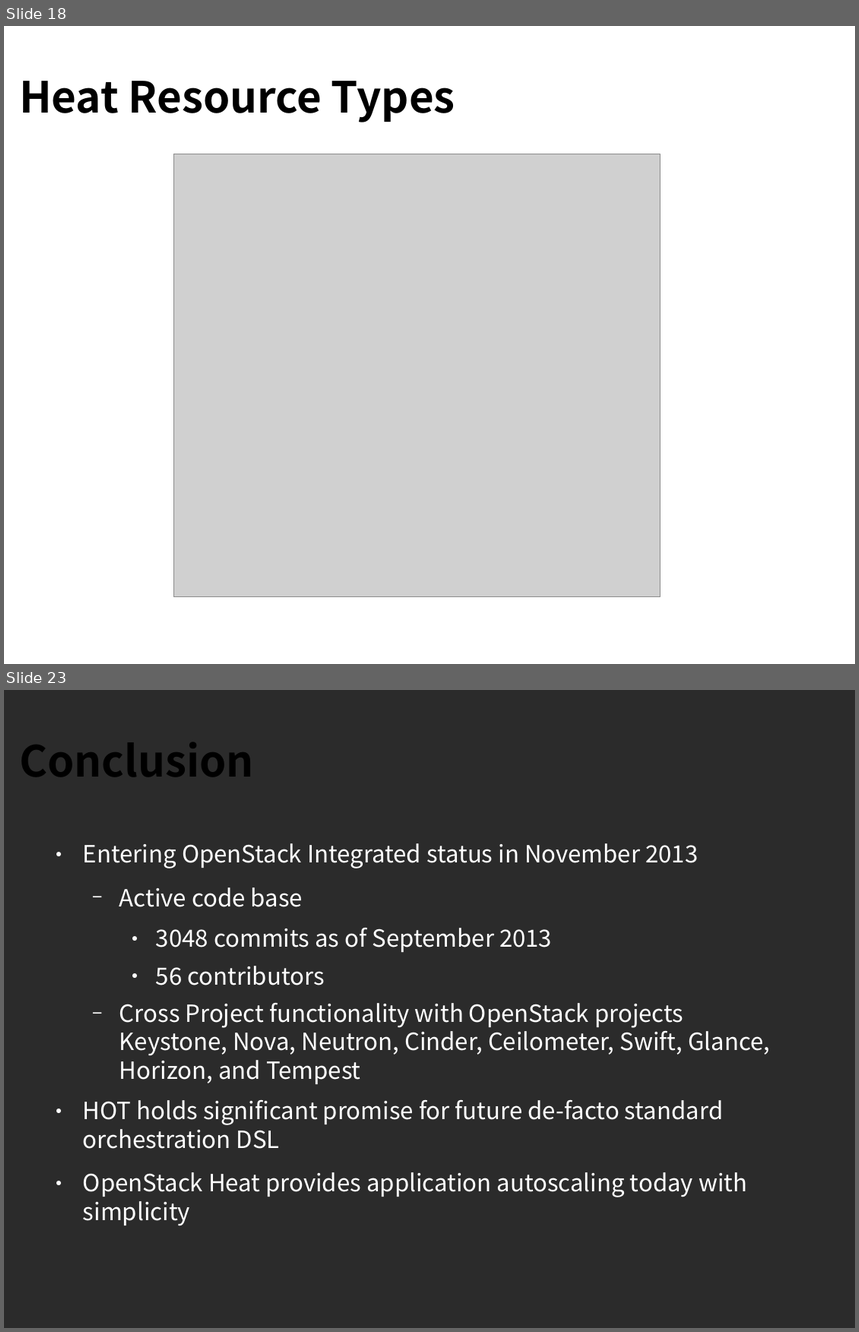
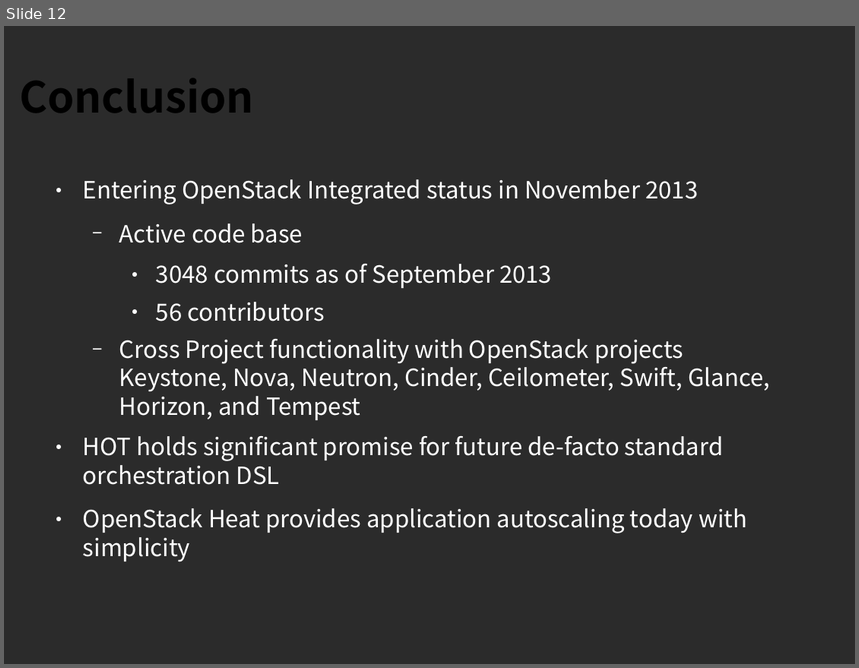
Before and after one commit to sdake/slides, a slide deck: sdake-cloudopen-heat-2013-09/heat-cloudopen-final.odp. Shown one above the other, each under a label of ours: slides 18 and 23 before the commit, slide 12 after it; the slides between them are not shown. The pictures are 859x1332 and 859x668 pixels, drawn with LibreOffice and Linux fonts; fonts in the diff are those of the drawing; grey boxes stand for pictures; background and template pictures are left out; a plain dark background stands for a picture behind light text. Boxes give left, top, right and bottom in pixels: in the first picture for what was removed or moved away, otherwise in the second. Text is boxed around its words. In the diff, an @@ line names an element or a change of style, - is before the commit and + after.

```diff
--- a/sdake-cloudopen-heat-2013-09/heat-cloudopen-final.odp
+++ b/sdake-cloudopen-heat-2013-09/heat-cloudopen-final.odp
@@ slide 18 removed at (x1=4, y1=26, x2=855, y2=664), background picture (left out) @@
@@ title removed at (x1=19, y1=81, x2=455, y2=123) @@
-Heat Resource Types
@@ picture removed at (x1=174, y1=154, x2=661, y2=598) @@
@@ what was slide 23 is now slide 12 @@
```
Also in this commit, not shown: 3 slides changed, 10 other slides removed, 2 other files.
